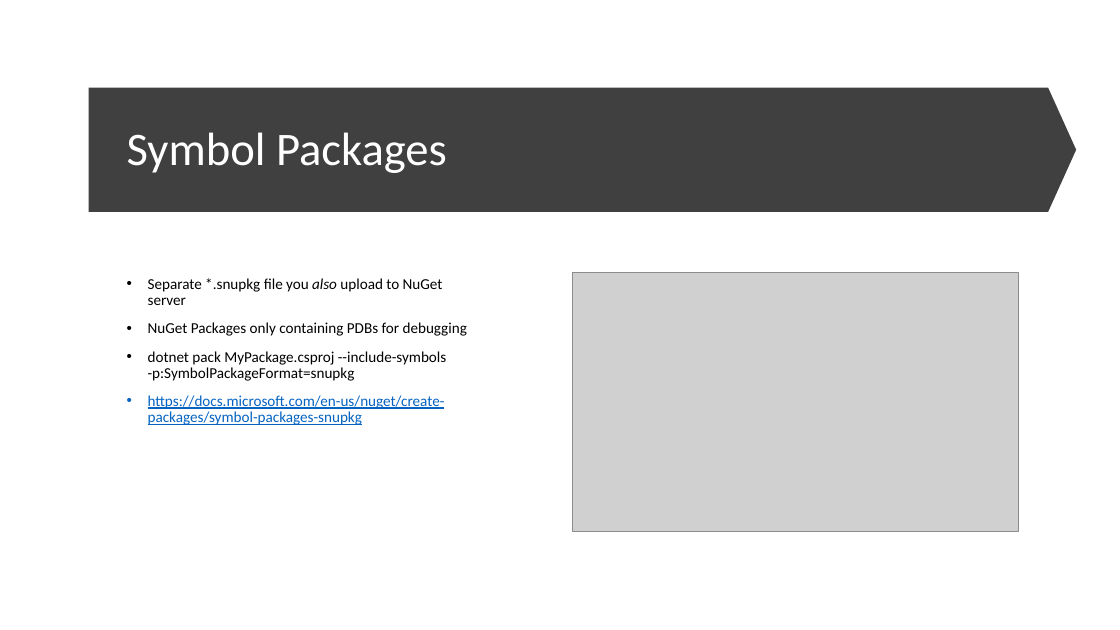
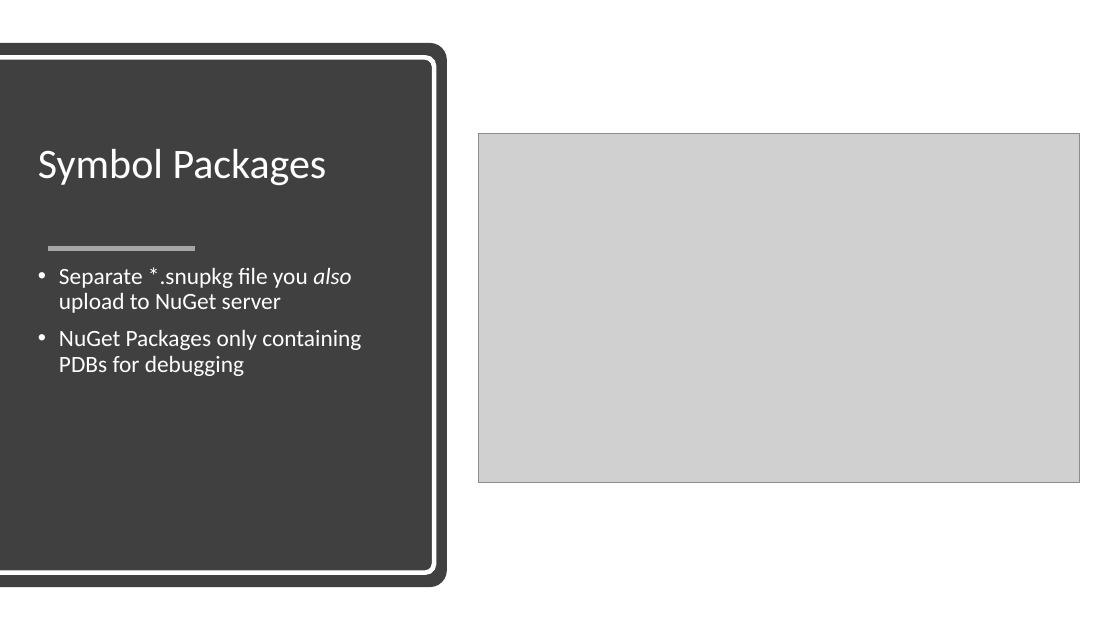
Before and after one commit to ProgrammerAL/Presentations-2019, a slide deck: slide 27 of 01-10 - ONETUG - Working with NuGet Packages/Presentation.pptx. Drawn at 1120x630 pixels with LibreOffice and Linux fonts; fonts in the diff are those of the drawing; grey boxes stand for pictures. Boxes give left, top, right and bottom in pixels: in the first picture for what was removed or moved away, otherwise in the second. Text is boxed around its words. In the diff, an @@ line names an element or a change of style, - is before the commit and + after.

```diff
--- a/01-10 - ONETUG - Working with NuGet Packages/Presentation.pptx
+++ b/01-10 - ONETUG - Working with NuGet Packages/Presentation.pptx
@@ round same rect added at [0,43,447,587], fill #404040 @@
@@ round same rect added at [0,58,434,573], outline #FFFFFF 4 pt @@
@@ down arrow removed at [88,87,1076,212] @@
@@ title "Symbol Packages": place and size @@
-title "Symbol Packages" at [127,132,447,173]
+title "Symbol Packages" at [38,149,327,185]
@@ title "Symbol Packages" at [38,149,327,185]: size 40 to 36 pt @@
@@ picture: place and size @@
-picture at [573,272,1018,531]
+picture at [478,133,1079,482]
@@ text "Separate *.snupkg file you also ...": place and size @@
-text "Separate *.snupkg file you also ..." at [148,278,467,425]
+text "Separate *.snupkg file you also ..." at [59,267,361,376]
@@ text "Separate *.snupkg file you also ..." at [59,267,361,376]: size 13 to 20 pt, text colour #000000 to #FFFFFF @@
@@ line added from (48, 249) to (195, 249), #A6A6A6 4 pt @@
@@ text at [148,351,447,425]: paragraphs removed @@
-• dotnet pack MyPackage.csproj --include-symbols -p:SymbolPackageFormat=snupkg
-• https://docs.microsoft.com/en-us/nuget/create-packages/symbol-packages-snupkg
```
Also in this commit, not shown: 3 other slides changed, 2 slides added, 2 slides removed, 8 other files.
